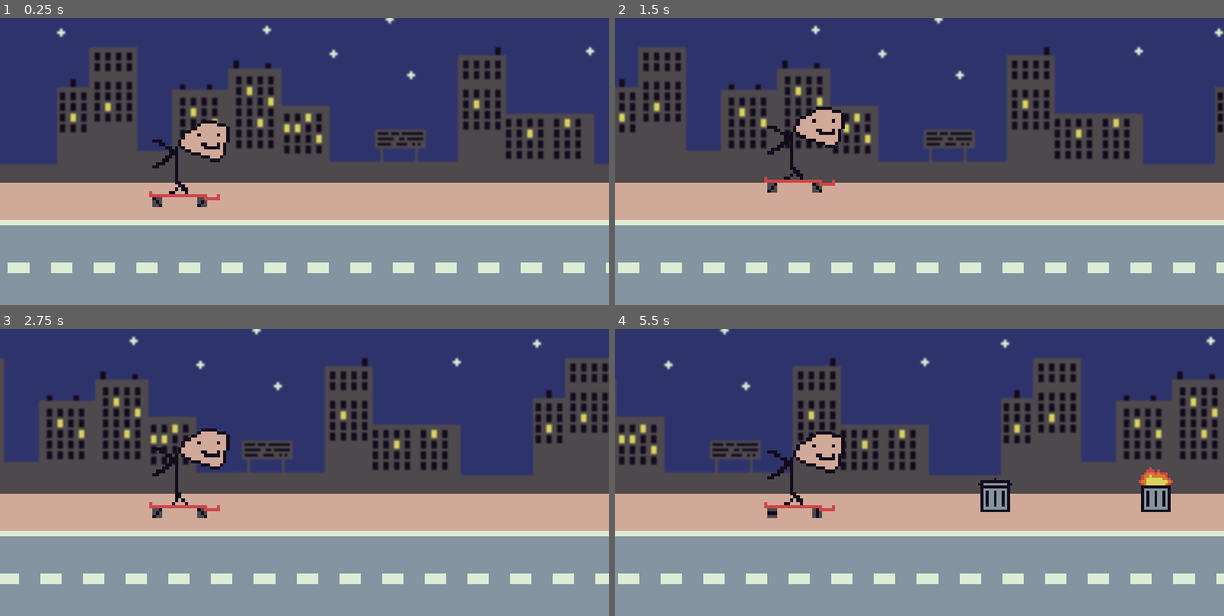
Above: before the commit, frames 1-4 (two rows, left to right).
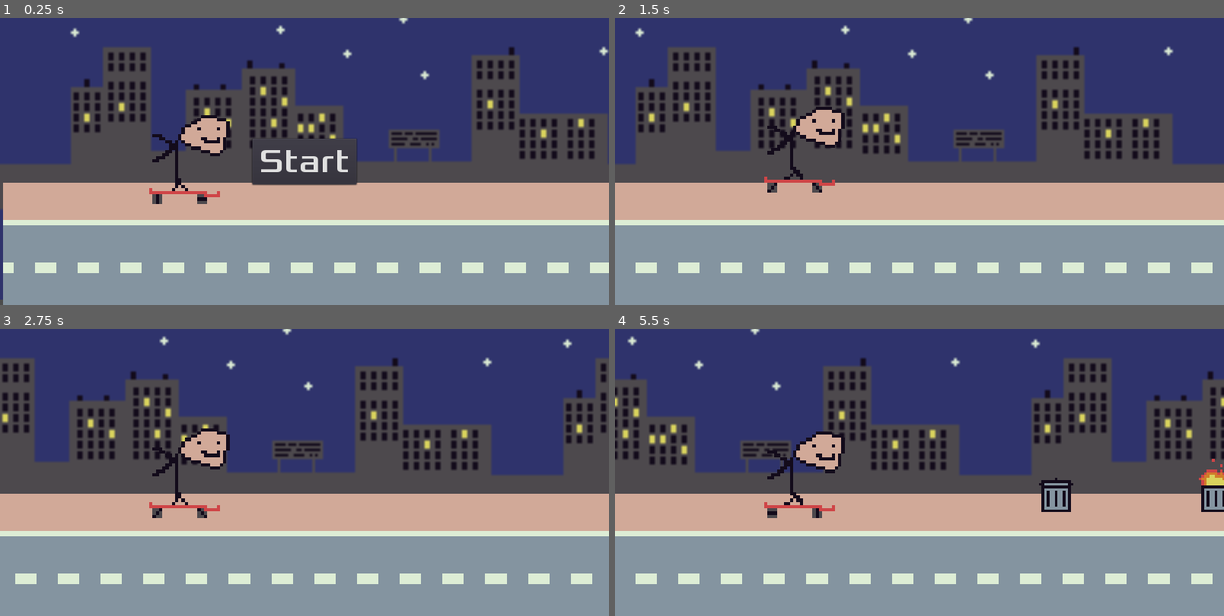
Above: after the commit, the same moments.

Repository: arnauddrain/ugly-skater
Game: Godot game, scene res://scenes/main.tscn
Same seed, same stepped clock (60 frames per second), same inputs: the game is played once before the commit and once after it.
Inputs (mouse positions are in pixels of both pictures, inside the frame that each line leads up to):
- Up to frame 1 (0.25 s): no input
- Up to frame 2 (1.5 s): click (919, 161) at 0.5 s, where only the run after the commit has a clickable "Start"; move the mouse to (1053, 147) at 1.27 s; click (1053, 147) at 1.42 s
- Up to frame 3 (2.75 s): move the mouse to (182, 486) at 2.02 s; click (182, 486) at 2.17 s
- Up to frame 4 (5.5 s): move the mouse to (980, 409) at 2.77 s; click (980, 409) at 2.92 s; move the mouse to (889, 529) at 3.52 s; click (889, 529) at 3.67 s; move the mouse to (1102, 515) at 4.27 s; click (1102, 515) at 4.42 s; move the mouse to (736, 429) at 5.02 s; click (736, 429) at 5.17 s

The runs differ from the first frame. In frame 1, 14% of the frame differs, in the area x 0-100%, y 0-100%; in frame 2, 18%; in frame 3, 18%; in frame 4, 20%, in the area x 0-100%, y 0-89%.

Commit message:
Add start button

Diff:
--- a/project.godot
+++ b/project.godot
@@ -31,6 +31,10 @@
 window/stretch/mode="2d"
 window/stretch/aspect="keep"
 
+[global]
+
+open=false
+
 [input_devices]
 
 pointing/emulate_touch_from_mouse=true
--- /dev/null
+++ b/scenes/hud.gd
@@ -0,0 +1,27 @@
+extends Control
+
+signal start_game
+
+
+# Declare member variables here. Examples:
+# var a = 2
+# var b = "text"
+
+
+# Called when the node enters the scene tree for the first time.
+func _ready():
+	get_tree().paused = true
+
+func game_over():
+	show()
+	get_tree().paused = true
+
+# Called every frame. 'delta' is the elapsed time since the previous frame.
+#func _process(delta):
+#	pass
+
+
+func _on_StartButton_pressed():
+	hide()
+	emit_signal("start_game")
+	get_tree().paused = false
--- /dev/null
+++ b/scenes/hud.tscn
@@ -0,0 +1,39 @@
+[gd_scene load_steps=5 format=2]
+
+[ext_resource path="res://scenes/hud.gd" type="Script" id=1]
+
+[sub_resource type="DynamicFontData" id=3]
+font_path = "res://fonts/Xolonium-Regular.ttf"
+
+[sub_resource type="DynamicFont" id=1]
+size = 64
+font_data = SubResource( 3 )
+
+[sub_resource type="Theme" id=2]
+default_font = SubResource( 1 )
+
+[node name="HUD" type="Control"]
+pause_mode = 2
+anchor_right = 1.0
+anchor_bottom = 1.0
+theme = SubResource( 2 )
+script = ExtResource( 1 )
+__meta__ = {
+"_edit_use_anchors_": false
+}
+
+[node name="StartButton" type="Button" parent="."]
+anchor_left = 0.5
+anchor_top = 0.5
+anchor_right = 0.5
+anchor_bottom = 0.5
+margin_left = -98.0
+margin_top = -43.0
+margin_right = 98.0
+margin_bottom = 43.0
+text = "Start"
+__meta__ = {
+"_edit_use_anchors_": false
+}
+
+[connection signal="pressed" from="StartButton" to="." method="_on_StartButton_pressed"]
--- a/scenes/main.tscn
+++ b/scenes/main.tscn
@@ -1,8 +1,9 @@
-[gd_scene load_steps=4 format=2]
+[gd_scene load_steps=5 format=2]
 
 [ext_resource path="res://scenes/player.tscn" type="PackedScene" id=1]
 [ext_resource path="res://images/background.png" type="Texture" id=2]
 [ext_resource path="res://scripts/main.gd" type="Script" id=3]
+[ext_resource path="res://scenes/hud.tscn" type="PackedScene" id=4]
 
 [node name="Node2D" type="Node"]
 
@@ -13,7 +14,7 @@
 
 [node name="ParallaxLayer" type="ParallaxLayer" parent="Game/ParallaxBackground"]
 motion_scale = Vector2( 0.5, 1 )
-motion_mirroring = Vector2( 1140, 540 )
+motion_mirroring = Vector2( 1140, 0 )
 
 [node name="Background1" type="Sprite" parent="Game/ParallaxBackground/ParallaxLayer"]
 scale = Vector2( 5, 5 )
@@ -26,5 +27,11 @@
 wait_time = 1.5
 autostart = true
 
+[node name="CanvasLayer" type="CanvasLayer" parent="Game"]
+layer = 100
+
+[node name="HUD" parent="Game/CanvasLayer" instance=ExtResource( 4 )]
+
 [connection signal="burned" from="Game/Player" to="Game" method="_on_Player_burned"]
 [connection signal="timeout" from="Game/TrashTimer" to="Game" method="_on_TrashTimer_timeout"]
+[connection signal="start_game" from="Game/CanvasLayer/HUD" to="Game" method="_on_HUD_start_game"]
--- a/scripts/main.gd
+++ b/scripts/main.gd
@@ -4,6 +4,8 @@
 var rng = RandomNumberGenerator.new()
 var trash_scene
 var trash_fire_scene
+var street_size
+var street_scene
 
 # Called when the node enters the scene tree for the first time.
 func _ready():
@@ -11,19 +13,14 @@
 	screen_size = get_viewport_rect().size
 	trash_scene = load("res://scenes/trash.tscn")
 	trash_fire_scene = load("res://scenes/trash-fire.tscn")
-	var street_scene = load("res://scenes/street.tscn")
+	var camera = $Player.get_node("Camera")
+	camera.limit_top = 10
+	street_scene = load("res://scenes/street.tscn")
 	var street_node_sample = street_scene.instance()
-	var street_size = street_node_sample.get_node('Sprite').texture.get_size() * street_node_sample.scale
+	street_size = street_node_sample.get_node('Sprite').texture.get_size() * street_node_sample.scale
 	$Player.position.x = screen_size.x / 4
 	$Player.position.y = screen_size.y / 2
-	var camera = $Player.get_node("Camera")
-	camera.limit_top = 10
-	for i in range(9):
-		var street_node = street_scene.instance()
-		street_node.position.x = i * street_size.x;
-		street_node.position.y = screen_size.y - street_size.y / 2 + 20;
-		add_child(street_node)
-		move_child(street_node, 1)
+	generateStreet()
 
 func _on_TrashTimer_timeout():
 	if rng.randi_range(0, 10) > 4:
@@ -39,4 +36,20 @@
 
 
 func _on_Player_burned():
-	$Player.hide()
+	$CanvasLayer/HUD.game_over()
+
+func generateStreet():
+	get_tree().call_group("street", "queue_free")
+	for i in range(9):
+		var street_node = street_scene.instance()
+		street_node.position.x = i * street_size.x;
+		street_node.position.y = screen_size.y - street_size.y / 2 + 20;
+		add_child(street_node)
+		move_child(street_node, 1)
+		street_node.add_to_group("street")
+
+func _on_HUD_start_game():
+	$Player.live()
+	$Player.position.x = screen_size.x / 4
+	$Player.position.y = screen_size.y / 2
+	generateStreet()
--- a/scripts/player.gd
+++ b/scripts/player.gd
@@ -10,10 +10,8 @@
 
 signal burned
 
-# Called when the node enters the scene tree for the first time.
 func _ready():
-	skate()
-	velocity.x = 200
+	live()
 
 func skate():
 	jumping = false
@@ -28,6 +26,15 @@
 		current_jump_duration = jump_duration
 		$AnimationPlayer.play("jump")
 
+func live():
+	show()
+	velocity.x = 200
+	skate()
+
+func die():
+	emit_signal("burned")
+	hide()
+	velocity = Vector2()
 
 func stop_jump():
 	if jumping == true && jumping_more == true:
@@ -44,13 +51,10 @@
 	for i in get_slide_count():
 		var collision = get_slide_collision(i)
 		if collision.collider is TrashFire:
-			emit_signal("burned")
-			hide()
-			velocity.x = 0
+			die()
 
 
 func _input(event):
-
 	if event is InputEventScreenTouch and event.pressed:
 		jump()
 	if event is InputEventScreenTouch and !event.pressed:
Binary file added: fonts/Xolonium-Regular.ttf
Not shown: 3 places in scenes/player.tscn that only renumber resources
